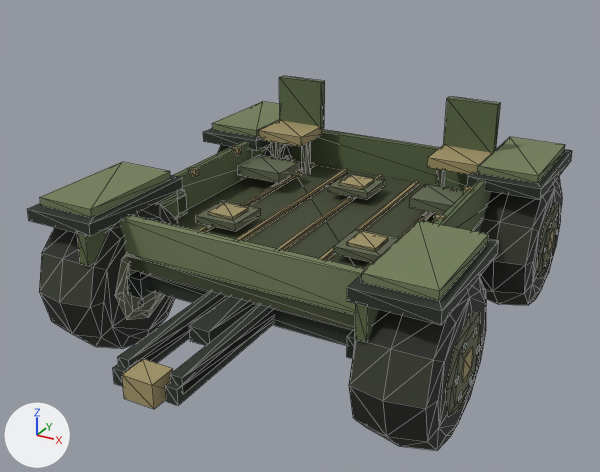
The glTF model assets/vehicles/military_wagon_repair.glb: old version first, new version second.
One viewpoint serves both versions: a 50 mm lens placed at (3.99, -7.85, 4.92), pointed at (0.07, -0.72, 1.36). Lighting does not change. The marker at lower left points along +X, +Y and +Z. The first picture is the older version. Mesh edges are drawn as thin lines. Where no turn or scale is listed for an object, it has been applied to the vertices. Vertices at exactly the same position are counted once.

Objects in the first picture: 'AllTerrainTire.004', 'AllTerrainTire.005', 'AllTerrainTire.007', 'DrawbarFrame.001', 'WagonDeck.001', 'WagonDetails_repair' and 1 more.
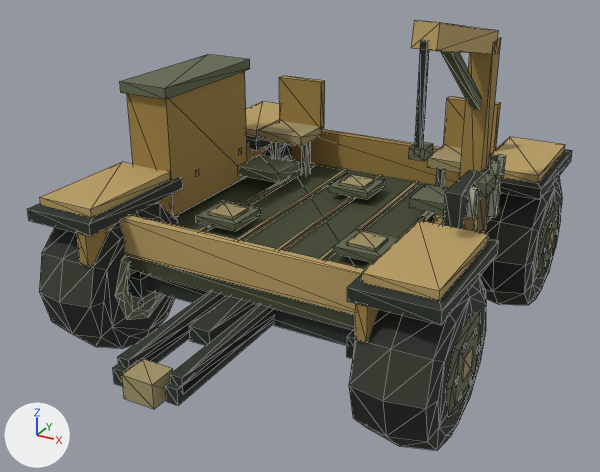
Changed parts and their boxes (x1, y1, x2, y2) in the pictures (600 x 472 px; the box of a moved part takes in the faces that stretch with it):
'WagonDeck.001', recoloured (green to brown): (38, 76, 567, 342) in both
'WagonDetails_repair', reshaped (mostly hidden before): before (176, 190, 187, 219); after (120, 20, 506, 233)
part 1 of me_militarywagondetail_repair, added (brown): after (127, 71, 247, 216)
part 2 of me_militarywagondetail_repair, added (green): after (120, 54, 250, 99)
part 3 of me_militarywagondetail_repair, added (brown): after (460, 38, 501, 233)
part 4 of me_militarywagondetail_repair, added: after (415, 41, 429, 149)
part 5 of me_militarywagondetail_repair, moved or reshaped (not visible before): after (409, 142, 433, 161)
part 6 of me_militarywagondetail_repair, added: after (443, 155, 497, 232)
part 7 of me_militarywagondetail_repair, added: after (488, 178, 501, 218)
part 8 of me_militarywagondetail_repair, added: after (496, 169, 504, 184)
part 9 of me_militarywagondetail_repair, added: after (496, 155, 506, 173)
part 10 of me_militarywagondetail_repair, added: after (489, 160, 500, 180)
part 11 of me_militarywagondetail_repair, added: after (477, 196, 489, 231)
part 12 of me_militarywagondetail_repair, added: after (476, 173, 496, 199)
part 13 of me_militarywagondetail_repair, added: after (466, 187, 477, 219)
part 14 of me_militarywagondetail_repair, added (mostly hidden): after (464, 215, 478, 232)
part 15 of me_militarywagondetail_repair, deleted (mostly hidden): before (176, 194, 187, 219)
part 16 of me_militarywagondetail_repair, deleted (mostly hidden): before (177, 190, 185, 199)
part 17 of me_militarywagondetail_repair, added (brown): after (411, 20, 498, 110)

What changed in the scene script:
```text
Change me_militarywagon_repair:
    where me_militarywagon_repair.from_pydata(...)  # 472 vertices, 708 faces; spans x -2.21..2.21, y -3.22..2.38, z 0.56..2.45
    remove me_militarywagon_repair.materials.append(mat_military_wagon_palette)  # picture img_palette
    add me_militarywagon_repair.materials.append(mat_military_wagon_repair_palette)  # picture img_wagon_repair_palette
Change me_militarywagondetail_repair:
    remove me_militarywagondetail_repair.from_pydata(...)  # 32 vertices, 48 faces; spans x -1.76..1.74, y -1.37..-0.59, z 1.27..1.57
    remove me_militarywagondetail_repair.materials.append(mat_military_wagon_palette)  # picture img_palette
    add me_militarywagondetail_repair.from_pydata(...)  # 248 vertices, 372 faces; spans x -2.05..1.88, y -1.52..0.69, z 1.36..3.83
    me_militarywagondetail_repair part 1: a new loose piece, a box spanning x -1.97..-1.43, y -0.93..0.63, z 1.36..2.74, in mat_military_wagon_repair_palette (picture img_wagon_repair_palette)
    me_militarywagondetail_repair part 2: a new loose piece, a box spanning x -2.01..-1.39, y -0.99..0.69, z 2.72..2.84, in mat_military_wagon_repair_palette (picture img_wagon_repair_palette)
    me_militarywagondetail_repair part 3: a new loose piece, a box spanning x 1.52..1.74, y 0.07..0.33, z 1.38..3.42, in mat_military_wagon_repair_palette (picture img_wagon_repair_palette)
    me_militarywagondetail_repair part 4: a new loose piece, a box spanning x 1.602..1.658, y -1.508..-1.452, z 2.72..3.68, in mat_military_wagon_repair_palette (picture img_wagon_repair_palette)
    me_militarywagondetail_repair part 5: the loose piece of 8 vertices spanning x 1.56..1.68, y -1.09..-0.87, z 1.48..1.56 is moved by (0.01, -0.44, 1.22), in mat_military_wagon_repair_palette (picture img_wagon_repair_palette)
    me_militarywagondetail_repair part 6: a new loose piece, a box spanning x 1.62..1.78, y -0.66..0.66, z 1.46..2.12, in mat_military_wagon_repair_palette (picture img_wagon_repair_palette)
    me_militarywagondetail_repair part 7: a new loose piece, a box spanning x 1.78..1.86, y 0.33..0.43, z 1.545..1.995, in mat_military_wagon_repair_palette (picture img_wagon_repair_palette)
    me_militarywagondetail_repair part 8: a new loose piece, a box spanning x 1.78..1.86, y 0.235..0.525, z 1.955..2.045, in mat_military_wagon_repair_palette (picture img_wagon_repair_palette)
    me_militarywagondetail_repair part 9: a new loose piece, a box spanning x 1.78..1.86, y 0.455..0.525, z 2.0..2.18, in mat_military_wagon_repair_palette (picture img_wagon_repair_palette)
    me_militarywagondetail_repair part 10: a new loose piece, a box spanning x 1.78..1.86, y 0.235..0.305, z 2.0..2.18, in mat_military_wagon_repair_palette (picture img_wagon_repair_palette)
    me_militarywagondetail_repair part 11: a new loose piece, a box spanning x 1.775..1.865, y -0.08..0.0, z 1.54..2.02, in mat_military_wagon_repair_palette (picture img_wagon_repair_palette)
    me_militarywagondetail_repair part 12: a new loose piece, a box spanning x 1.75..1.88, y -0.2..0.12, z 1.95..2.1, in mat_military_wagon_repair_palette (picture img_wagon_repair_palette)
    me_militarywagondetail_repair part 13: a new loose piece, a box spanning x 1.785..1.855, y -0.47..-0.41, z 1.82..2.12, in mat_military_wagon_repair_palette (picture img_wagon_repair_palette)
    me_militarywagondetail_repair part 14: a new loose piece, a box spanning x 1.76..1.88, y -0.5..-0.38, z 1.54..1.82, in mat_military_wagon_repair_palette (picture img_wagon_repair_palette)
    me_militarywagondetail_repair part 15: the loose piece of 8 vertices spanning x -1.74..-1.5, y -1.37..-0.59, z 1.27..1.51 is deleted
    me_militarywagondetail_repair part 16: the loose piece of 8 vertices spanning x -1.76..-1.48, y -1.32..-0.64, z 1.51..1.57 is deleted
    me_militarywagondetail_repair part 17: 16 vertices added at x 1.52..1.74, y -1.5..0.23, z 2.68..3.83
    other edits to the shape of me_militarywagondetail_repair do not show in these pictures
    add me_militarywagondetail_repair.materials.append(mat_military_wagon_repair_palette)  # picture img_wagon_repair_palette
```
